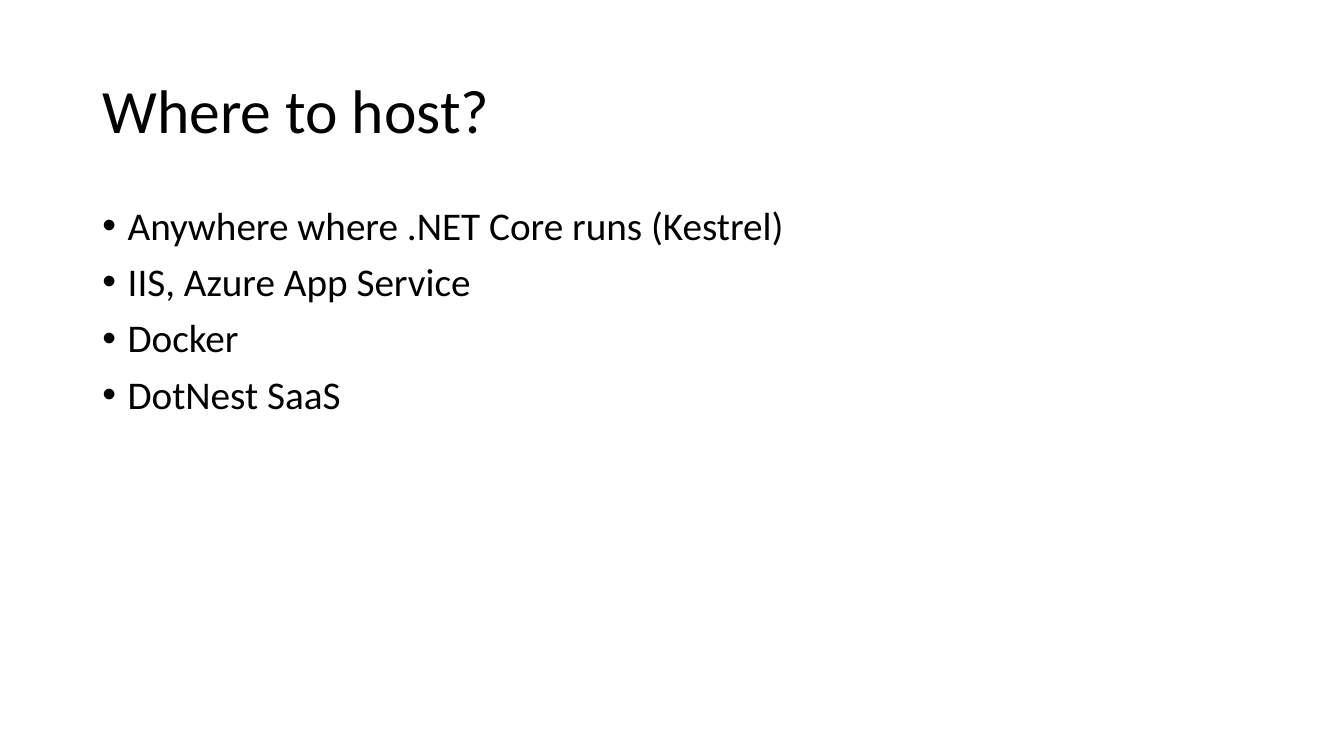
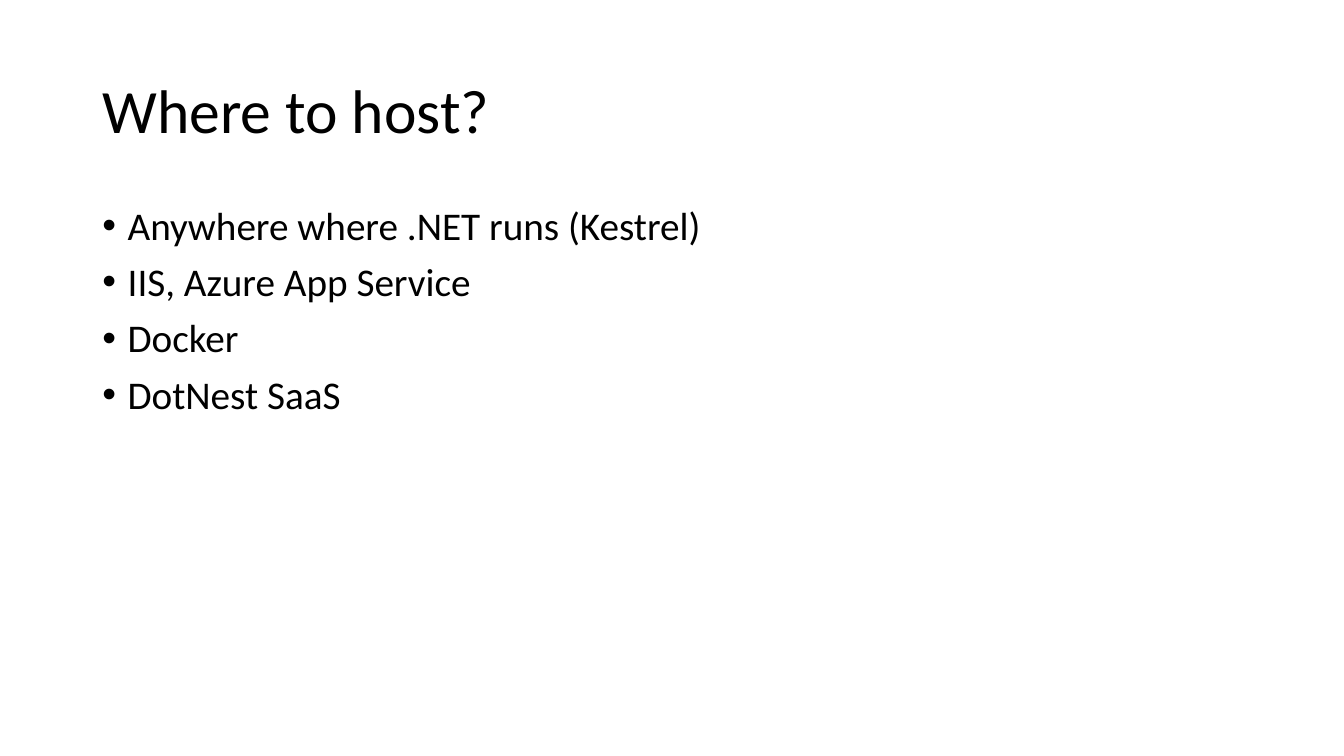
Before and after one commit to Lombiq/Orchard-Ambassadors-Toolbox, a slide deck: slide 12 of IntroductoryTalkTemplate/Orchard Core CMS introductory talk.pptx. Drawn at 1344x756 pixels with LibreOffice and Linux fonts; fonts in the diff are those of the drawing. Boxes give left, top, right and bottom in pixels: in the first picture for what was removed or moved away, otherwise in the second. Text is boxed around its words. In the diff, an @@ line names an element or a change of style, - is before the commit and + after.

Commit message:
Updating example sites, .NET wording

```diff
--- a/IntroductoryTalkTemplate/Orchard Core CMS introductory talk.pptx
+++ b/IntroductoryTalkTemplate/Orchard Core CMS introductory talk.pptx
@@ text at box(128, 211, 700, 247): text changed @@
-• Anywhere where .NET Core runs (Kestrel)
+• Anywhere where .NET runs (Kestrel)
```
Also in this commit, not shown: 1 other slide changed.
